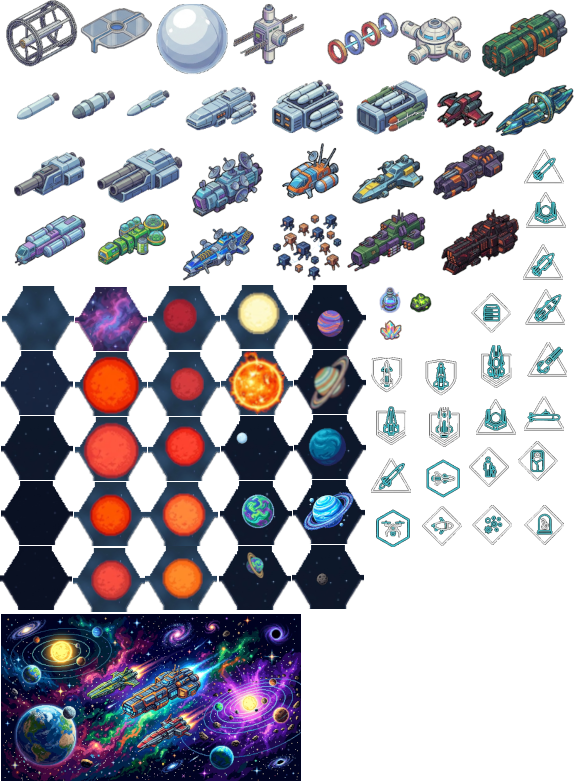
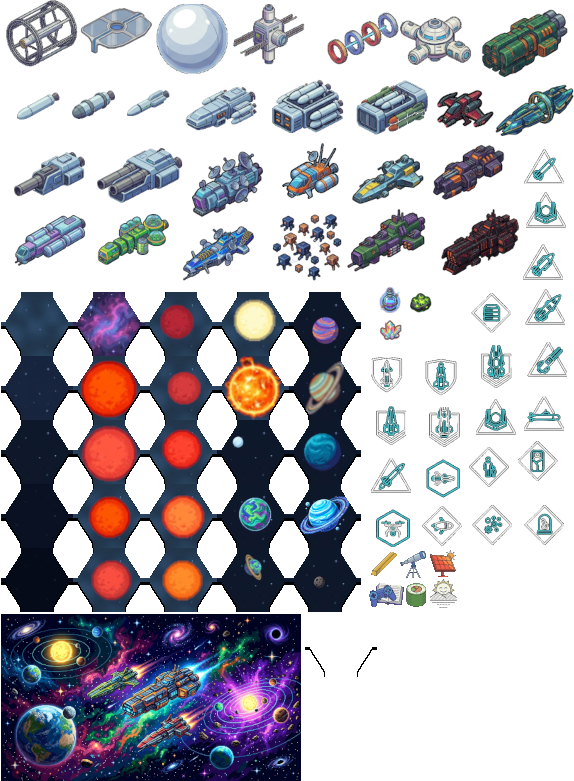
Layers edited between the first and the second 574 x 781 image:
painted on "Images/TileSets/UncivilizedSpace/Terrains/M4IV Star" over box(73, 352, 147, 420)
painted on "Images/TileSets/UncivilizedSpace/Terrains/M5IV Star" over box(73, 417, 147, 484)
painted on "Images/TileSets/UncivilizedSpace/Terrains/M5V Star" over box(145, 417, 220, 484)
painted on "Images/TileSets/UncivilizedSpace/Terrains/M6V Star" over box(145, 352, 220, 420)
painted on "Images/TileSets/UncivilizedSpace/Terrains/M7V Star" over box(145, 286, 220, 356)
painted on "Images/TileSets/UncivilizedSpace/Terrains/G2VII Star" over box(217, 285, 293, 356)
painted on "Images/TileSets/UncivilizedSpace/Terrains/K7V Star" over box(217, 350, 293, 420)
painted on "Images/TileSets/UncivilizedSpace/Terrains/Cryolith Moon" over box(217, 416, 293, 484)
painted on "Images/TileSets/UncivilizedSpace/Terrains/Terrestrial Planet" over box(217, 481, 292, 548)
painted on "Images/TileSets/UncivilizedSpace/Terrains/Gas Giant" over box(289, 285, 366, 356)
painted on "Images/TileSets/UncivilizedSpace/Terrains/Ringed Gas Giant" over box(289, 350, 366, 420)
painted on "Images/TileSets/UncivilizedSpace/Terrains/Ice Giant" over box(289, 415, 366, 484)
painted on "Images/TileSets/UncivilizedSpace/Terrains/Ringed Ice Giant" over box(289, 480, 365, 548)
moved "Images/TileSets/UncivilizedSpace/Terrains/Cragolith Moon" above "Template", painted on it over box(289, 545, 364, 612)
moved "Images/TileSets/UncivilizedSpace/Terrains/High Flux Space" above "Images/TileSets/UncivilizedSpace/Terrains/Extreme Flux Space", painted on it over box(1, 351, 73, 420)
moved "Images/TileSets/UncivilizedSpace/Terrains/Extreme Flux Space" above "Images/TileSets/UncivilizedSpace/Terrains/Nebula", painted on it over box(1, 286, 74, 356)
painted on "Images/TileSets/UncivilizedSpace/Terrains/Nebula" over box(73, 287, 147, 356)
…and 15 more changes (7 added, 8 painted, 3 stack)
